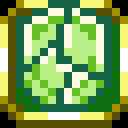
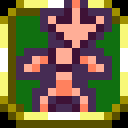
Two versions of the same layered image (128x128). Layer-by-layer changes:
painted on "Background" over [16, 0, 112, 112]
